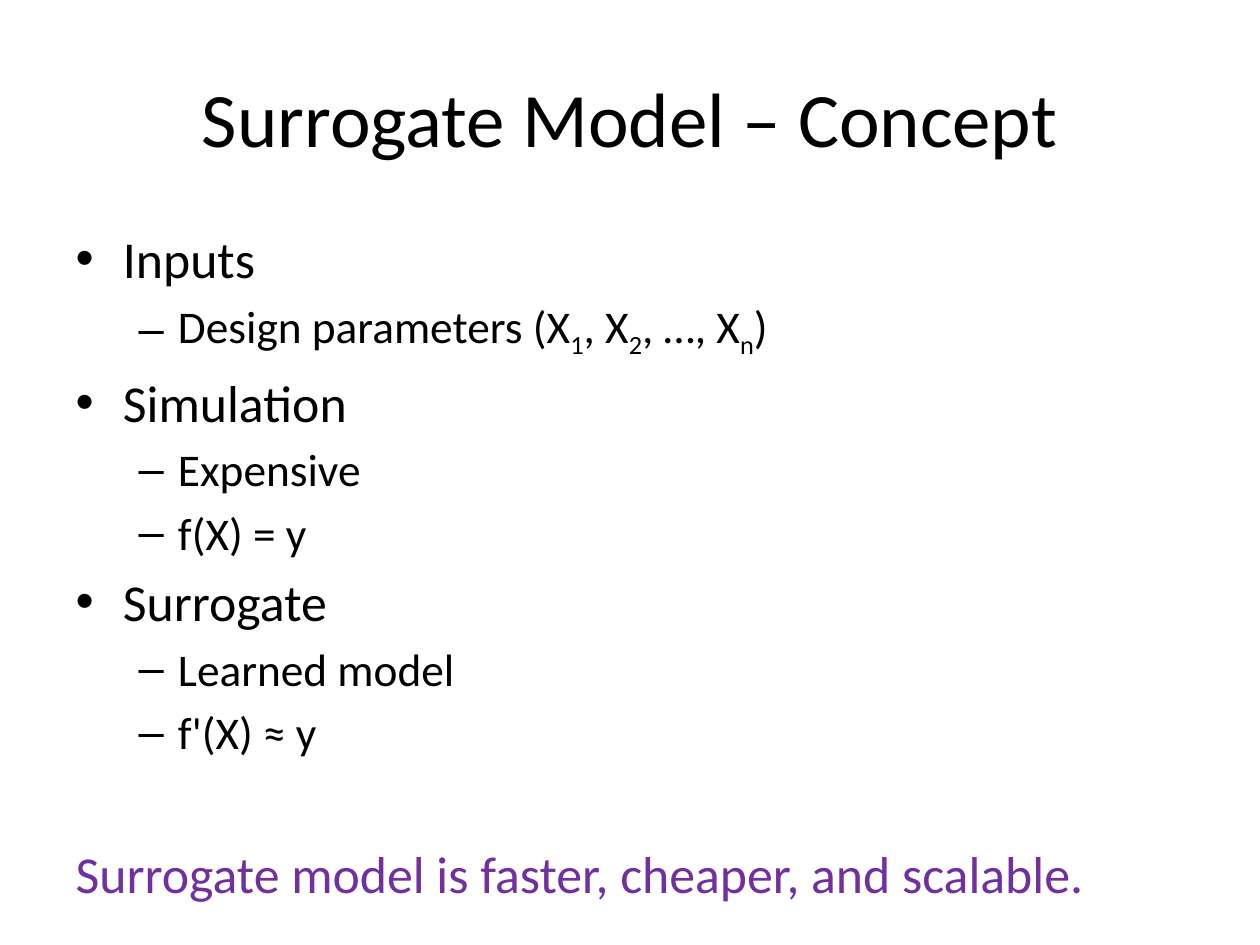
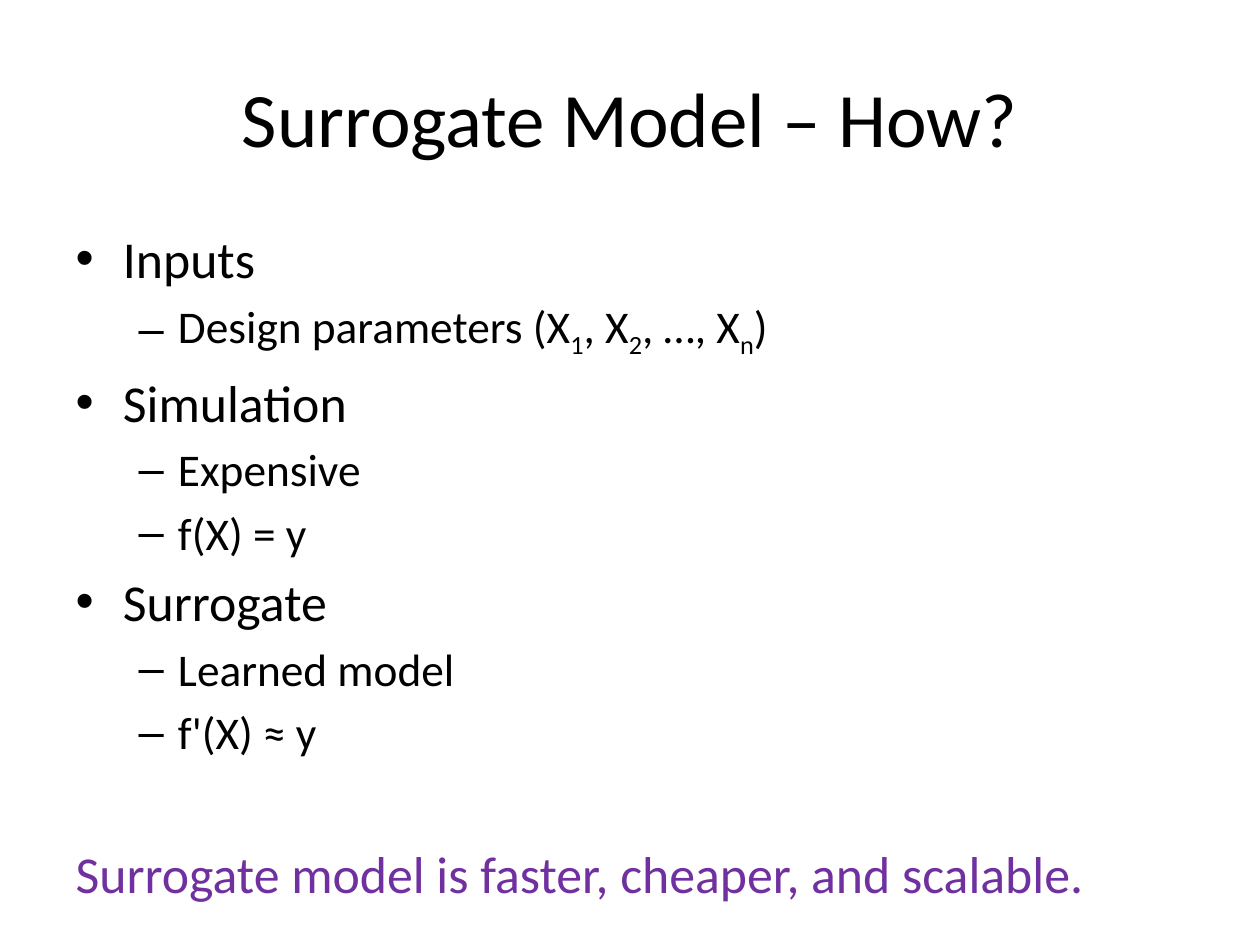
Before and after one commit to look4pritam/SurrogateModel, a slide deck: slide 9 of Presentations/SurrogateModel.pptx (slide 7 before the commit). Drawn at 1260x945 pixels with LibreOffice and Linux fonts; fonts in the diff are those of the drawing. Boxes give left, top, right and bottom in pixels: in the first picture for what was removed or moved away, otherwise in the second. Text is boxed around its words. In the diff, an @@ line names an element or a change of style, - is before the commit and + after.

```diff
--- a/Presentations/SurrogateModel.pptx
+++ b/Presentations/SurrogateModel.pptx
@@ title at [242,93,1017,161]: text changed @@
-Surrogate Model – Concept
+Surrogate Model – How?
```
Also in this commit, not shown: 6 other slides changed, 6 slides added.
